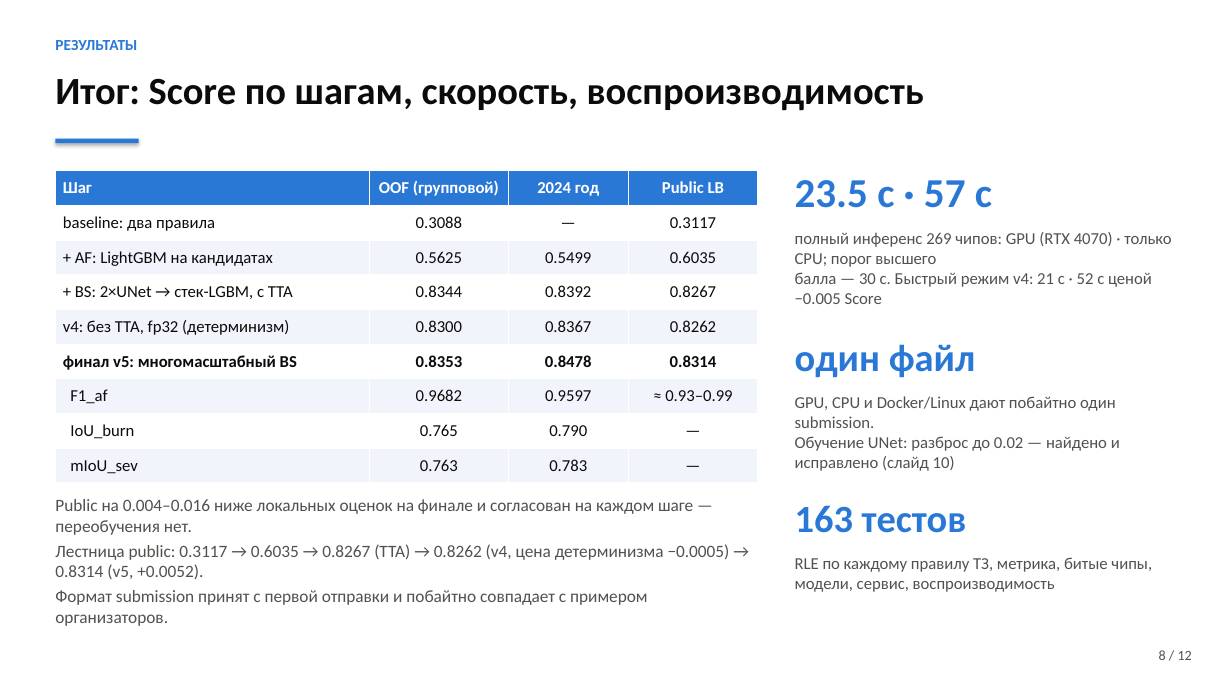
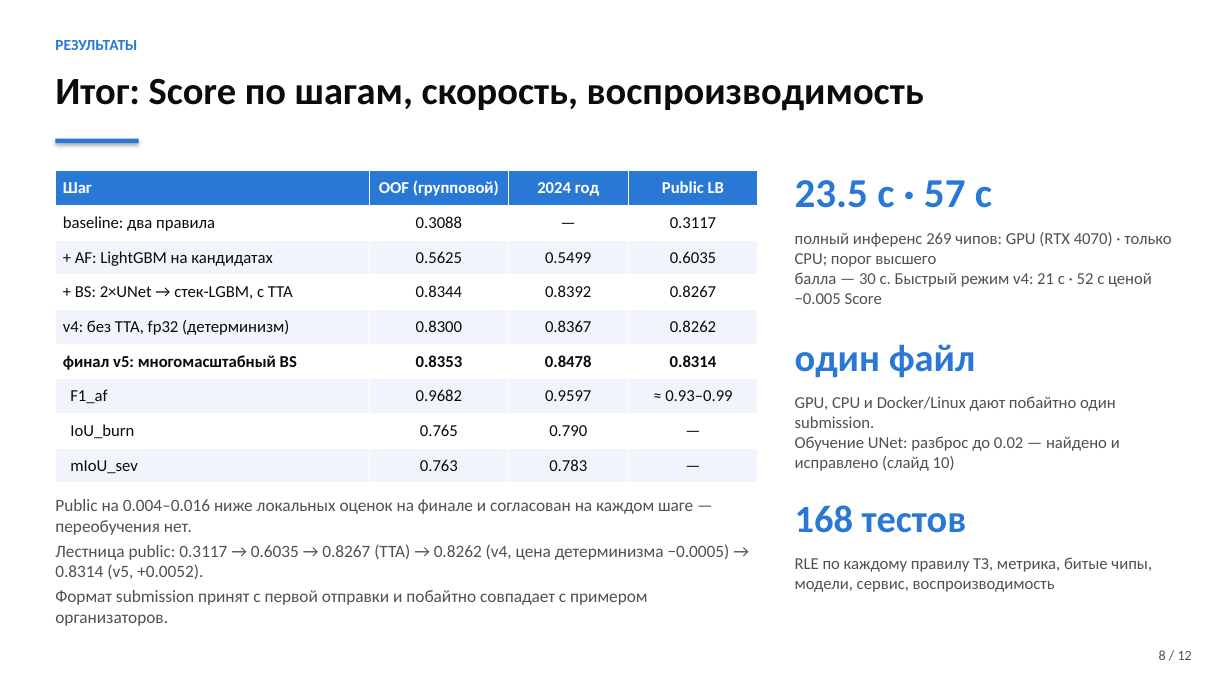
Before and after one commit to shttrkk/kosmowinsamarkand, a slide deck: slide 8 of presentation/deck.pptx. Drawn at 1232x693 pixels with LibreOffice and Linux fonts; fonts in the diff are those of the drawing. Boxes give left, top, right and bottom in pixels: in the first picture for what was removed or moved away, otherwise in the second. Text is boxed around its words. In the diff, an @@ line names an element or a change of style, - is before the commit and + after.

```diff
--- a/presentation/deck.pptx
+++ b/presentation/deck.pptx
@@ text at box(795, 505, 967, 533): text changed @@
-163 тестов
+168 тестов
```
Also in this commit, not shown: 1 other slide changed, 13 other files.
